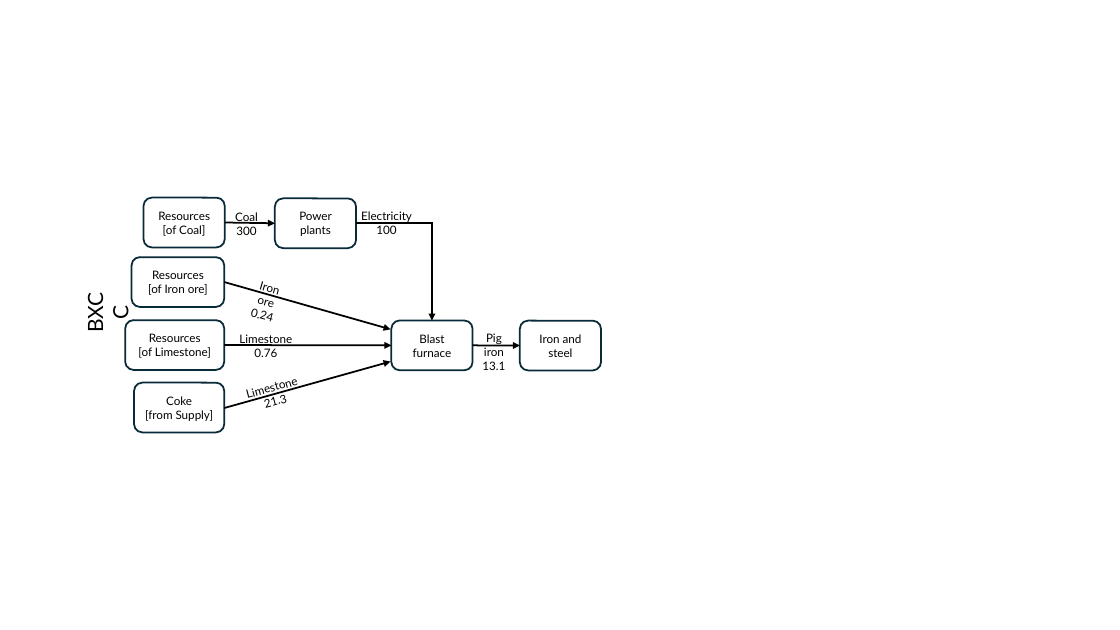
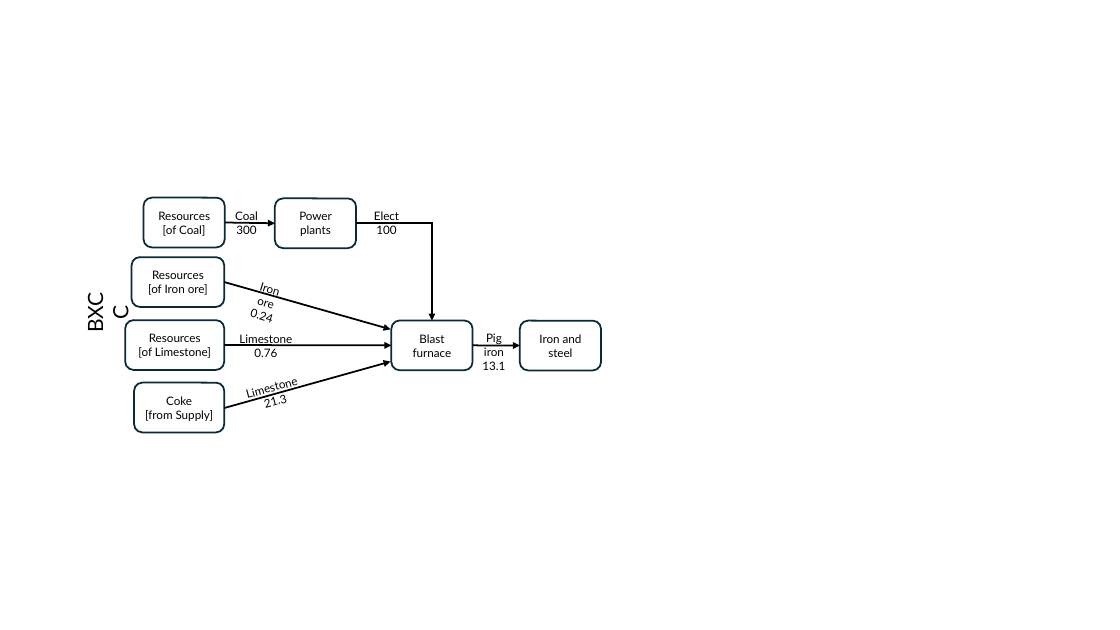
Before and after one commit to MatthewHeun/MaterialExergyPaper2025, a slide deck: slide 4 of images/BXCC_figs.pptx. Drawn at 1120x630 pixels with LibreOffice and Linux fonts; fonts in the diff are those of the drawing. Boxes give left, top, right and bottom in pixels: in the first picture for what was removed or moved away, otherwise in the second. Text is boxed around its words. In the diff, an @@ line names an element or a change of style, - is before the commit and + after.

```diff
--- a/images/BXCC_figs.pptx
+++ b/images/BXCC_figs.pptx
@@ text "Elect": place and size @@
-text "Elect" at <box>361,211,412,234</box>
+text "Elect" at <box>374,211,399,234</box>
@@ text at <box>374,211,399,223</box>: text changed @@
-Electricity
+Elect
@@ text "Iron ore" at <box>250,282,278,323</box>: rotation 15 to 17 degrees @@
```
Also in this commit, not shown: 3 other slides changed, 3 other files.
